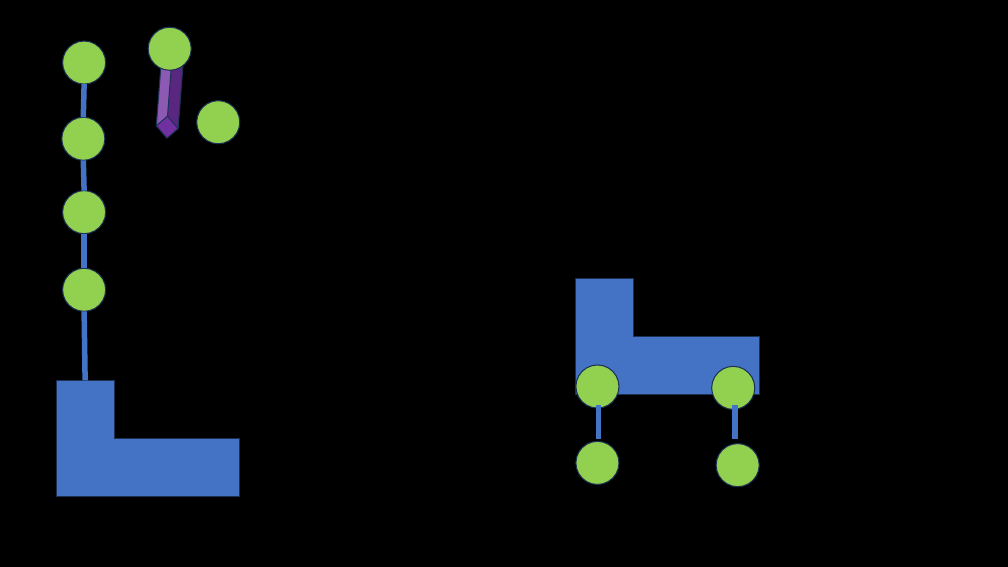
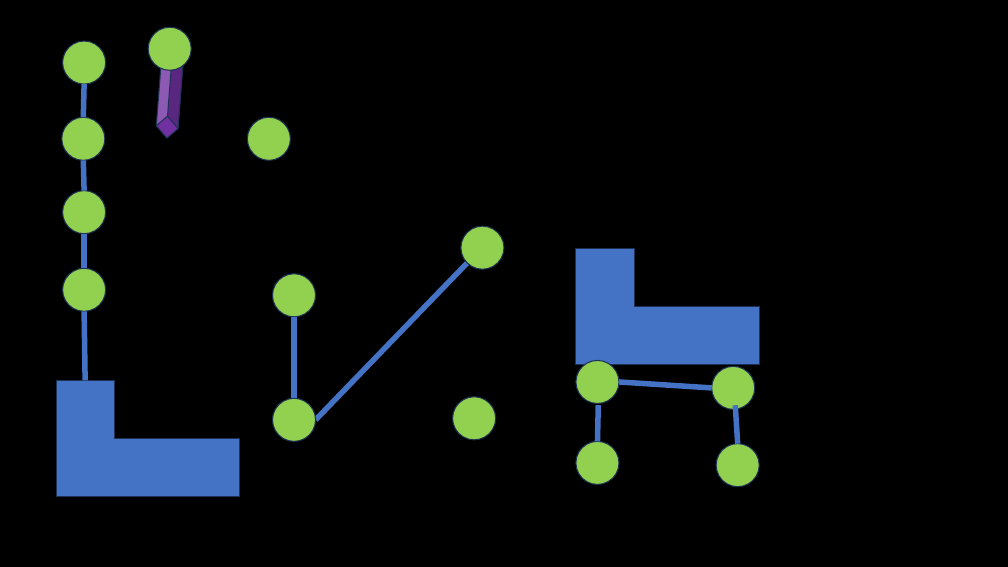
Before and after one commit to FeeneyCodes/GDP202324, a slide deck: slide 8 of 6022_Phys 2/D2D/W04 (constraints)/Constraints.pptx (slide 5 before the commit). Drawn at 1008x567 pixels with LibreOffice and Linux fonts; fonts in the diff are those of the drawing. Boxes give left, top, right and bottom in pixels: in the first picture for what was removed or moved away, otherwise in the second. Text is boxed around its words. In the diff, an @@ line names an element or a change of style, - is before the commit and + after.

```diff
--- a/6022_Phys 2/D2D/W04 (constraints)/Constraints.pptx
+++ b/6022_Phys 2/D2D/W04 (constraints)/Constraints.pptx
@@ ellipse moved from (x1=197, y1=101, x2=240, y2=144) to (x1=247, y1=117, x2=290, y2=160) @@
@@ ellipse added at (x1=461, y1=226, x2=504, y2=269), fill #92D050, outline #1E3256 1 pt @@
@@ line added from (315, 420) to (467, 263), #4472C4 5.25 pt @@
@@ corner moved from (x1=575, y1=279, x2=759, y2=395) to (x1=576, y1=249, x2=760, y2=365) @@
@@ ellipse added at (x1=272, y1=274, x2=315, y2=317), fill #92D050, outline #1E3256 1 pt @@
@@ line added from (294, 317) to (294, 399), #4472C4 5.25 pt @@
@@ ellipse moved from (x1=576, y1=365, x2=619, y2=408) to (x1=576, y1=361, x2=619, y2=404) @@
@@ line added from (712, 388) to (619, 382), #4472C4 5.25 pt @@
@@ ellipse added at (x1=272, y1=399, x2=315, y2=442), fill #92D050, outline #1E3256 1 pt @@
@@ ellipse added at (x1=453, y1=397, x2=496, y2=440), fill #92D050, outline #1E3256 1 pt @@
@@ line moved from (598, 405) - (598, 439) to (598, 405) - (597, 442) @@
@@ line moved from (736, 405) - (736, 439) to (736, 405) - (738, 444) @@
```
Also in this commit, not shown: 1 other slide changed, 1 slide added, 52 other files.
